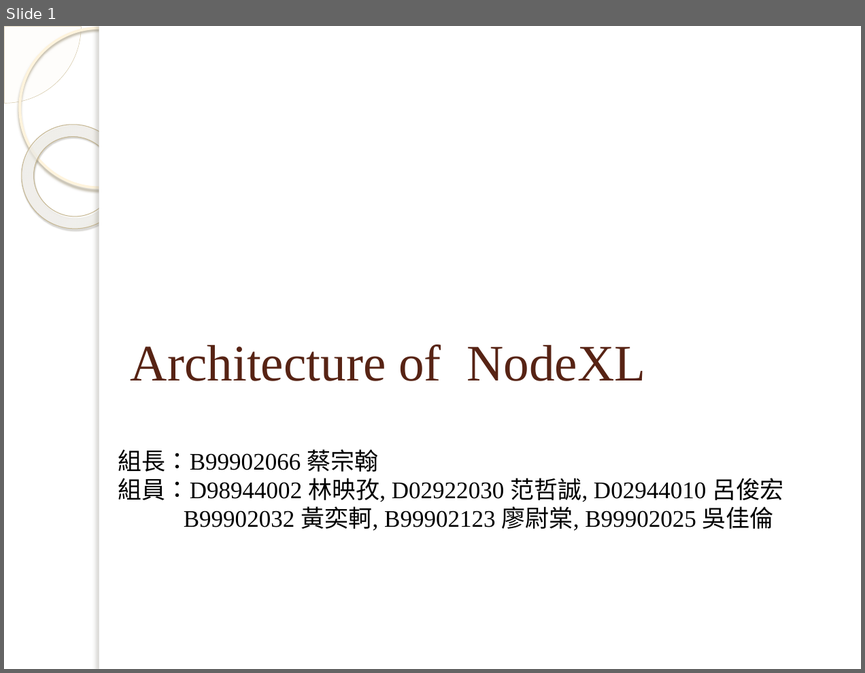
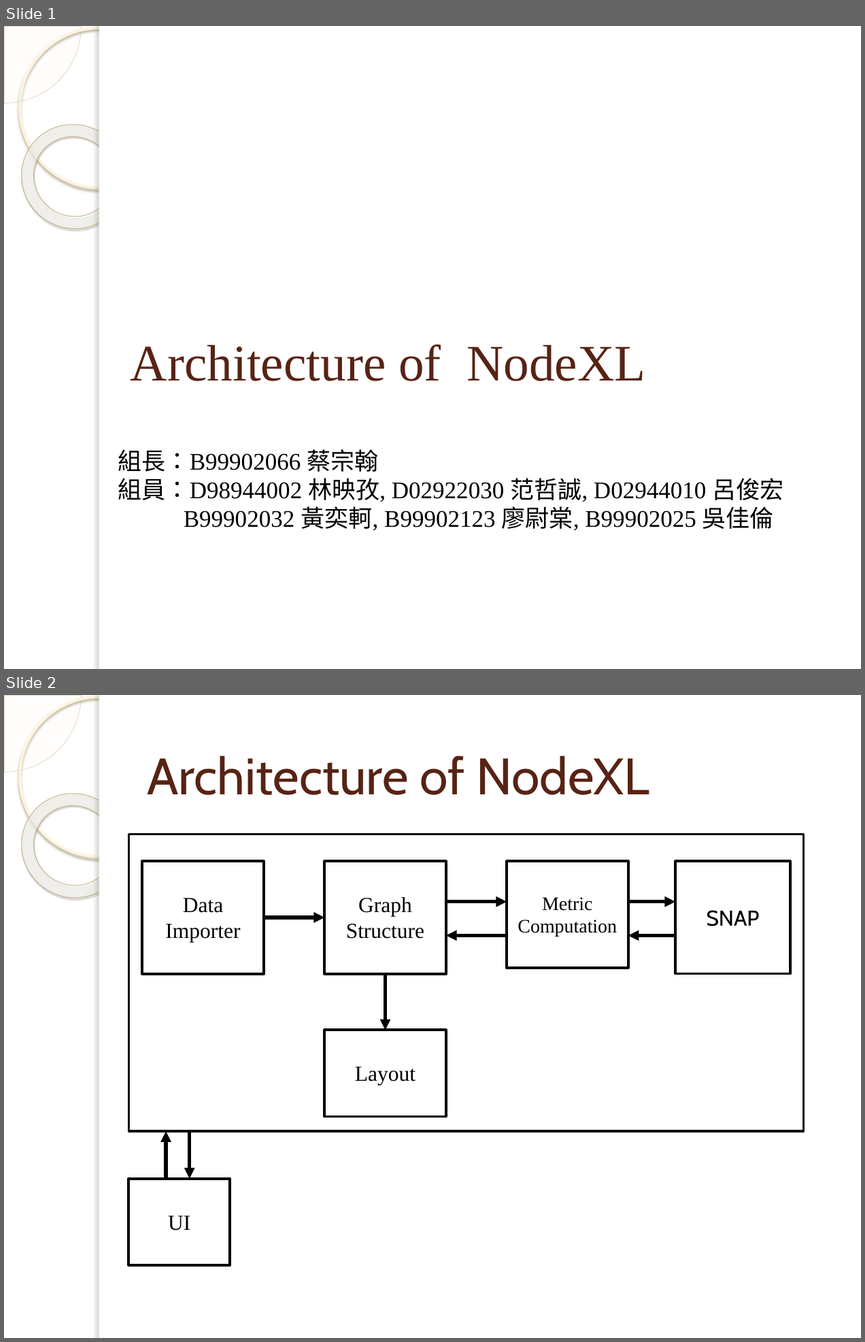
Before and after one commit to 2014-sed-team3/term-project, a slide deck: project/slides/NodeXL_system_architecture.pptx. Shown one above the other, each under a label of ours: slide 1 before the commit, slides 1 and 2 after it. The pictures are 865x673 and 865x1342 pixels, drawn with LibreOffice and Linux fonts; fonts in the diff are those of the drawing; background and template pictures are left out. Boxes give left, top, right and bottom in pixels: in the first picture for what was removed or moved away, otherwise in the second. Text is boxed around its words. In the diff, an @@ line names an element or a change of style, - is before the commit and + after.

Commit message:
modify the architecture and some items which we discussed today

```diff
--- a/project/slides/NodeXL_system_architecture.pptx
+++ b/project/slides/NodeXL_system_architecture.pptx
@@ slide 2 added at box(4, 695, 861, 1338), background picture (left out); not listed: 5 template elements that a slide beside it also shows @@
@@ title added at box(147, 756, 649, 795), 43 pt, text #572314 @@
+Architecture of NodeXL
@@ rectangle added at box(129, 834, 804, 1130), outline #0D0D0D 2 pt @@
@@ rectangle added at box(142, 861, 264, 974), fill #FFFFFF, outline #000000 2.25 pt, 18 pt, text #000000 @@
+Data Importer
@@ rectangle added at box(324, 861, 446, 974), fill #FFFFFF, outline #000000 2.25 pt, 18 pt, text #000000 @@
+Graph
+Structure
@@ rectangle added at box(507, 861, 629, 968), fill #FFFFFF, outline #000000 2.25 pt, 16 pt, text #000000 @@
+Metric
+Computation
@@ rectangle added at box(675, 861, 789, 974), outline #000000 2 pt, 18 pt, text #000000 @@
+SNAP
@@ arrow added from (264, 918) to (324, 918), #000000 3 pt @@
@@ arrow added from (446, 902) to (507, 902), #000000 3 pt @@
@@ arrow added from (628, 902) to (675, 902), #000000 3 pt @@
@@ arrow added from (507, 936) to (446, 936), #000000 3 pt @@
@@ arrow added from (675, 936) to (628, 936), #000000 3 pt @@
@@ arrow added from (385, 974) to (385, 1030), #000000 3 pt @@
@@ rectangle added at box(324, 1030, 446, 1117), fill #FFFFFF, outline #000000 2.25 pt, 18 pt, text #000000 @@
+Layout
@@ arrow added from (166, 1178) to (166, 1131), #000000 3 pt @@
@@ arrow added from (190, 1131) to (190, 1178), #000000 3 pt @@
@@ rectangle added at box(129, 1178, 230, 1265), fill #FFFFFF, outline #000000 2.25 pt, 18 pt, text #000000 @@
+UI
```
Also in this commit, not shown: 1 slide changed, 1 other slide added, 1 slide removed.
